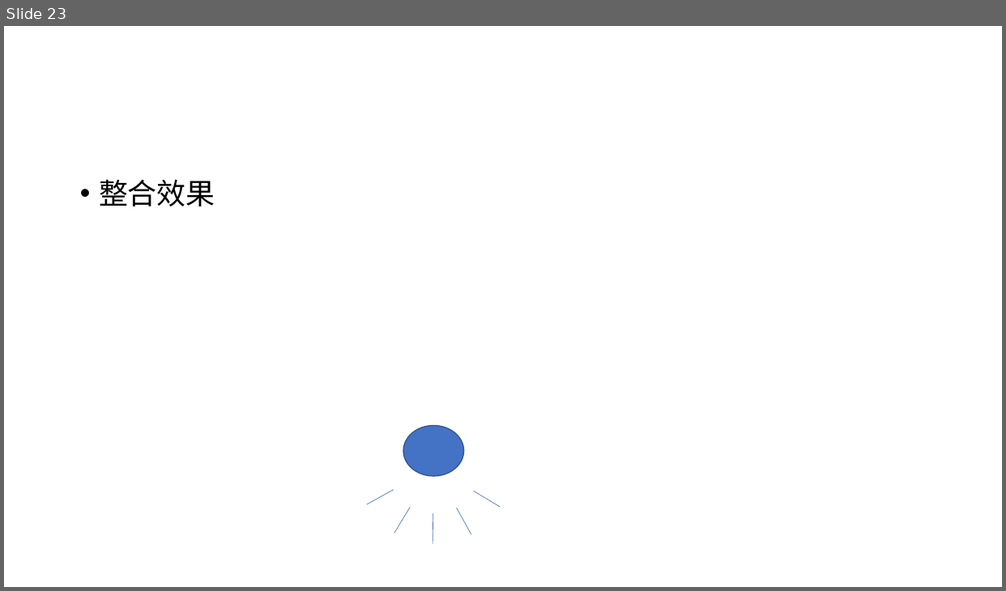
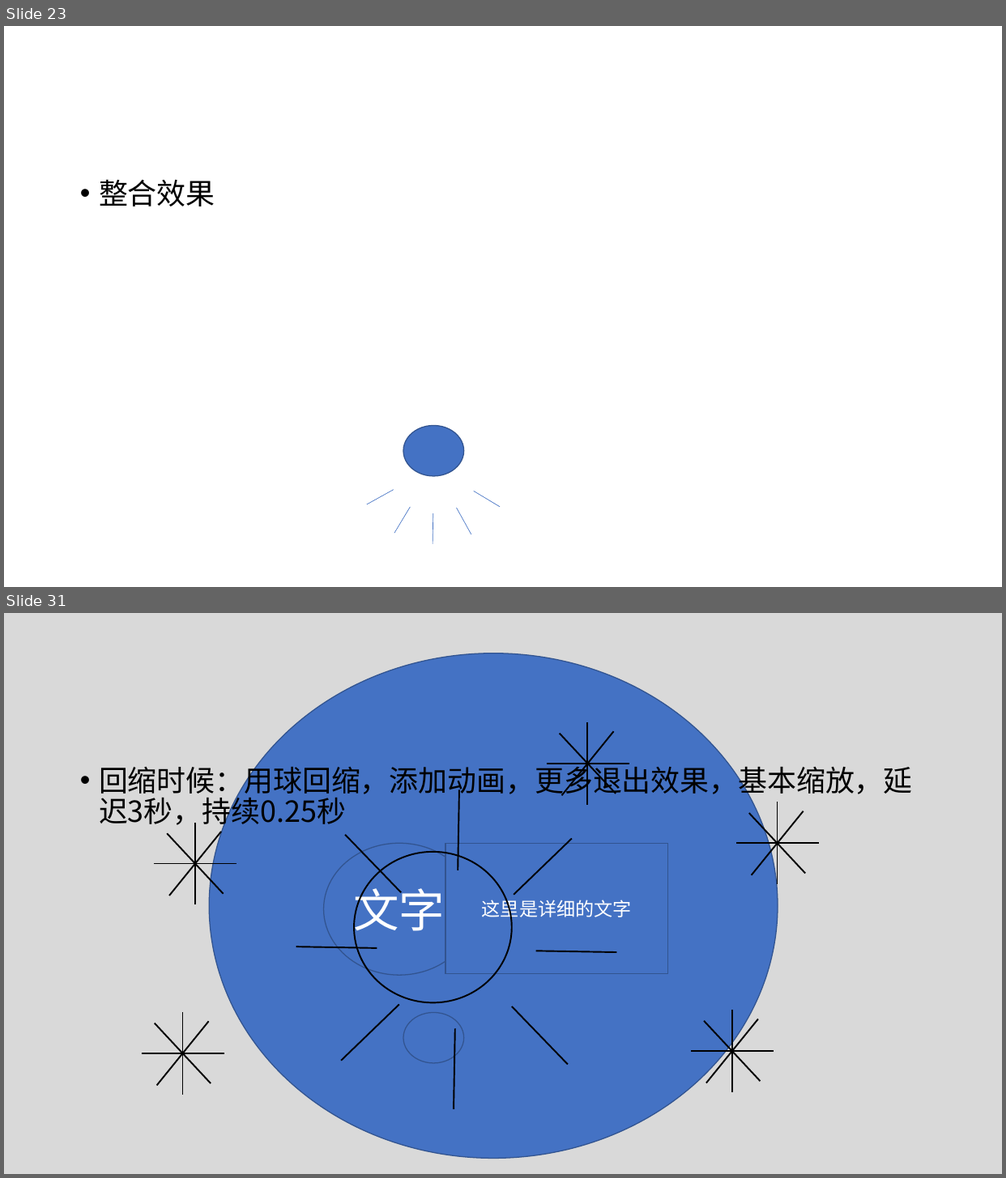
Before and after one commit to Canhui/PPT_Animation_Samples, a slide deck: PPT-Animation-Samples (Part 2).pptx. Shown one above the other, each under a label of ours: slide 23 before the commit, slides 23 and 31 after it; the slides between them are not shown. The pictures are 1006x591 and 1006x1178 pixels, drawn with LibreOffice and Linux fonts; fonts in the diff are those of the drawing. Boxes give left, top, right and bottom in pixels: in the first picture for what was removed or moved away, otherwise in the second. Text is boxed around its words. In the diff, an @@ line names an element or a change of style, - is before the commit and + after.

```diff
--- a/PPT-Animation-Samples (Part 2).pptx
+++ b/PPT-Animation-Samples (Part 2).pptx
@@ slide 31 added at (4,613,1002,1174), background #D9D9D9 @@
@@ ellipse added at (209,653,778,1159), fill #4472C4, outline #325491 1 pt @@
@@ group added at (547,722,629,805): 4 lines @@
@@ text added at (99,761,913,830), 28 pt, text #000000 @@
+• 回缩时候：用球回缩，添加动画，更多退出效果，基本缩放，延迟3秒，持续0.25秒
@@ group added at (736,803,819,884): 4 lines @@
@@ group added at (155,823,236,905): 4 lines @@
@@ ellipse added at (324,844,475,975), fill #4472C4, outline #325491 1 pt, 44 pt, text #FFFFFF @@
+文字
@@ group added at (296,790,617,1110): 8 lines @@
@@ ellipse added at (355,852,513,1003), outline #000000 1.5 pt @@
@@ rectangle added at (445,844,668,973), fill #4472C4, outline #325491 1 pt, 18 pt, text #FFFFFF @@
+这里是详细的文字
@@ group added at (142,1013,224,1095): 4 lines @@
@@ ellipse added at (404,1013,464,1063), fill #4472C4, outline #325491 1 pt @@
@@ group added at (691,1011,774,1093): 4 lines @@
@@ line added from (367, 1093) to (394, 1077), #4472C4 0.5 pt @@
@@ line added from (394, 1121) to (411, 1094), #4472C4 0.5 pt @@
@@ line added from (471, 1122) to (456, 1095), #4472C4 0.5 pt @@
@@ line added from (500, 1094) to (474, 1079), #4472C4 0.5 pt @@
@@ line added from (433, 1131) to (433, 1101), #4472C4 0.5 pt @@
```
Also in this commit, not shown: 3 slides changed, 5 other slides added, 1 other file.
